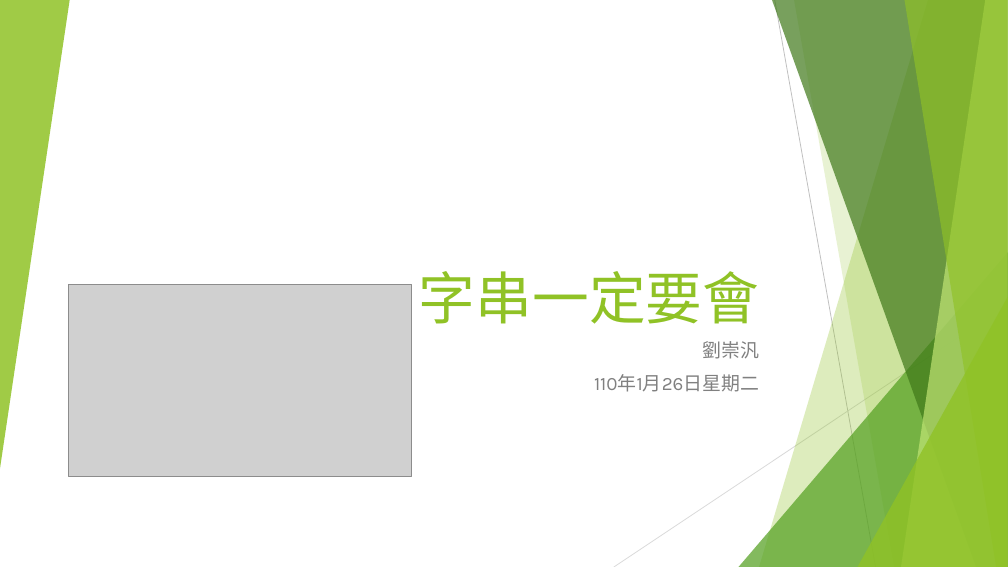
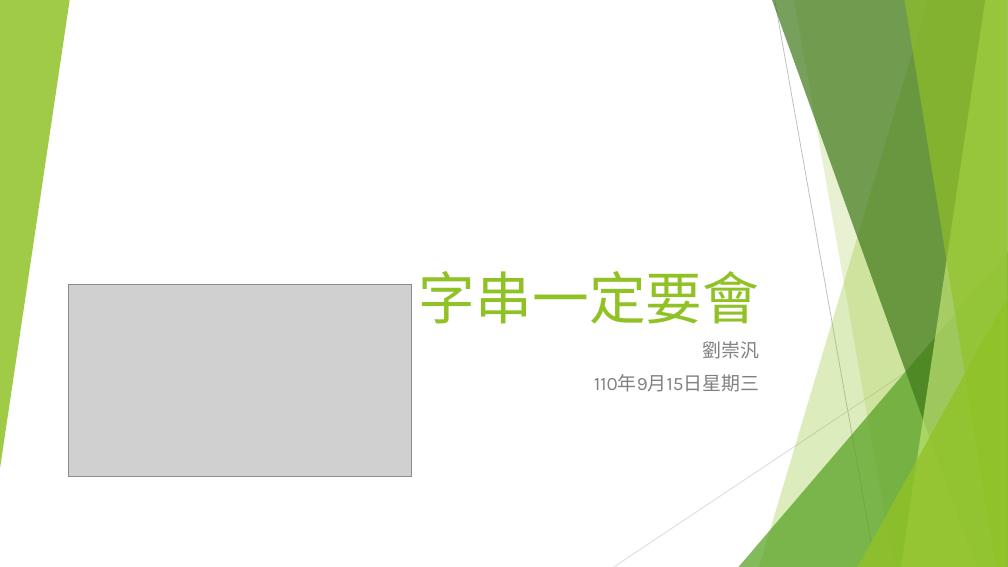
Before and after one commit to liulawsi/My_PPTs, a slide deck: slide 1 of LCC/Java/09_字串一定要會.pptx. Drawn at 1008x567 pixels with LibreOffice and Linux fonts; fonts in the diff are those of the drawing; grey boxes stand for pictures. Boxes give left, top, right and bottom in pixels: in the first picture for what was removed or moved away, otherwise in the second. Text is boxed around its words. In the diff, an @@ line names an element or a change of style, - is before the commit and + after.

```diff
--- a/LCC/Java/09_字串一定要會.pptx
+++ b/LCC/Java/09_字串一定要會.pptx
@@ subtitle at (x1=594, y1=374, x2=759, y2=392): text changed @@
-110年1月26日星期二
+110年9月15日星期三
```
Also in this commit, not shown: 1 other slide changed, 1 slide added, 7 other files.
